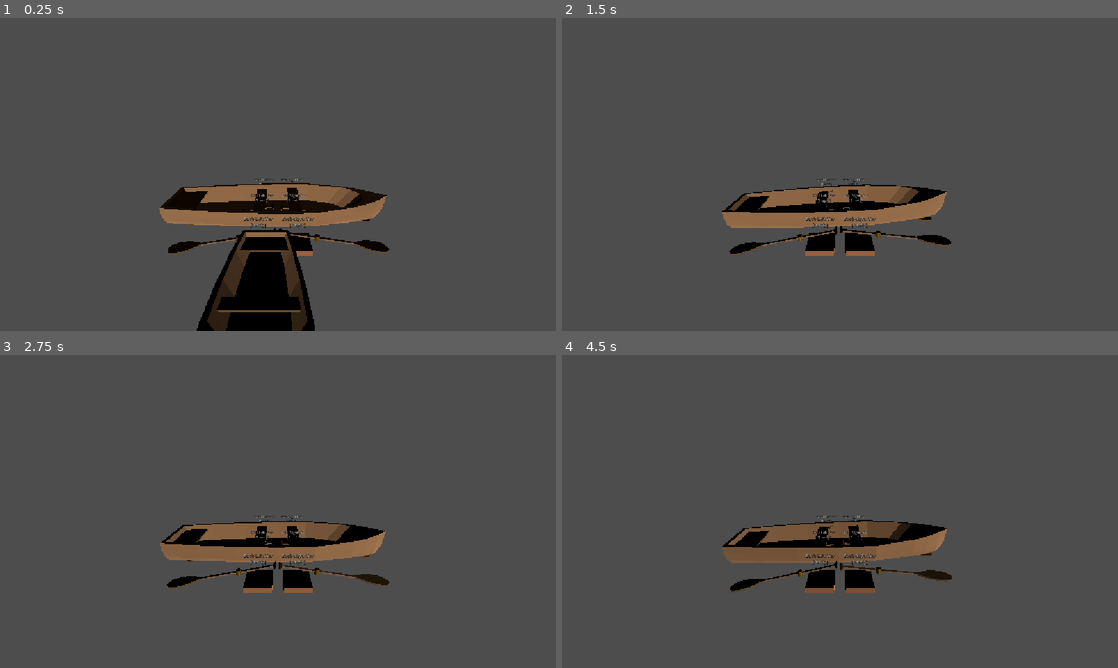
Above: before the commit, frames 1-4 (two rows, left to right).
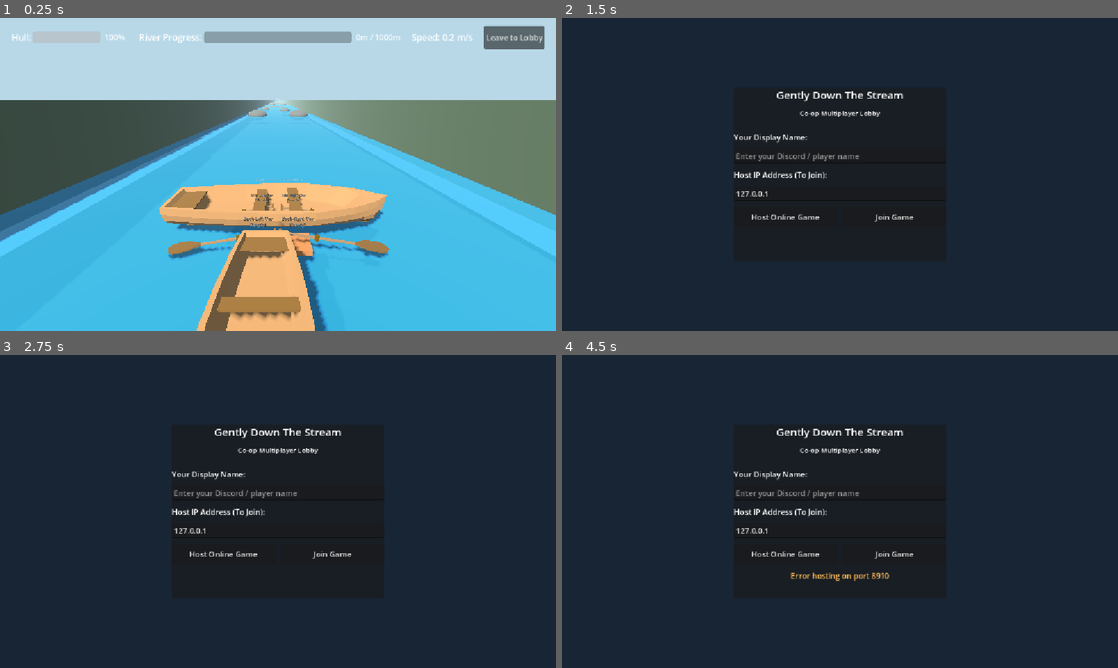
Above: after the commit, the same moments.

Repository: Calpringles/StrathPlay-StrathHack26-team-6
Game: Godot game, scene res://river.tscn
Two runs of this game, one before a commit and one after it. Both use one fixed random seed, a clock stepped at 60 frames per second and the inputs below. This scene is started directly instead of the project's main scene.
Inputs (mouse positions are in pixels of both pictures, inside the frame that each line leads up to):
- Up to frame 1 (0.25 s): no input
- Up to frame 2 (1.5 s): click (1073, 36) at 0.5 s, where only the run after the commit has a clickable "Leave to Lobby"; move the mouse to (962, 158) at 1.27 s; click (962, 158) at 1.35 s
- Up to frame 3 (2.75 s): drag from (166, 527) to (250, 574) at 2.02 s
- Up to frame 4 (4.5 s): move the mouse to (895, 442) at 2.77 s; tap 1 at 2.85 s; click (895, 442) at 3.05 s; click (784, 555) at 3.5 s, where only the run after the commit has a clickable "Host Online Game"; drag from (812, 574) to (673, 464) at 4.27 s

The runs differ from the first frame. In frame 1, 91% of the frame differs, in the area x 0-100%, y 0-100%; in frame 2, 100%; in frame 3, 100%; in frame 4, 99%.

Commit message:
boat and oar physics
basic physics and correct sizing with 6 seats

Diff:
--- a/gently-down-the-stream/boat.gd
+++ b/gently-down-the-stream/boat.gd
@@ -1,5 +1,7 @@
 # res://boat.gd
 extends CharacterBody3D
+
+signal sync_row_achieved(seat_a: int, seat_b: int)
 
 # Which seat (0 to 5) this computer controls when not in networked session.
 # Seat mapping:
@@ -407,6 +409,7 @@
 	var sync_multiplier: float = 1.0
 	if absf(current_time - last_stroke_times[opposite_idx]) <= sync_window:
 		sync_multiplier += sync_boost # Synchronized pair surge!
+		sync_row_achieved.emit(index, opposite_idx)
 
 	var thrust_dir = -1.0 if is_reverse else 1.0
 	var impulse = forward * (stroke_power * cfg.thrust_factor * sync_multiplier * thrust_dir)
--- /dev/null
+++ b/gently-down-the-stream/river.gd
@@ -0,0 +1,614 @@
+# res://river.gd
+extends Node3D
+
+# --- River Course Settings ---
+const RIVER_WIDTH: float = 18.0 # From X = -9.0 to +9.0
+const RIVER_LENGTH: float = 1000.0 # 1000 meters to finish line
+const OBSTACLE_SEED: int = 42819
+
+enum GameState { PLAYING, WON, SUNK }
+var game_state: GameState = GameState.PLAYING
+
+# --- Gameplay Stats ---
+var boat_health: float = 100.0
+var max_health: float = 100.0
+var distance_traveled: float = 0.0
+var sync_combos: int = 0
+var elapsed_time: float = 0.0
+
+# --- References ---
+@onready var boat: CharacterBody3D = $Boat
+@onready var camera: Camera3D = $Boat/Camera3D
+@onready var directional_light: DirectionalLight3D = $DirectionalLight3D
+
+# Camera Shake
+var shake_intensity: float = 0.0
+var cam_base_pos: Vector3 = Vector3(0, 3.5, 5.2)
+
+# UI Elements (built dynamically in _create_hud)
+var hud_layer: CanvasLayer
+var health_bar: ProgressBar
+var health_label: Label
+var distance_bar: ProgressBar
+var distance_label: Label
+var speed_label: Label
+var notification_banner: PanelContainer
+var notification_label: Label
+var notif_timer: float = 0.0
+var seat_cards: Array[PanelContainer] = []
+var game_over_panel: PanelContainer
+var victory_panel: PanelContainer
+var damage_flash_rect: ColorRect
+
+# Damage cooldown
+var damage_cooldown: float = 0.0
+
+func _ready() -> void:
+	_create_environment()
+	_create_river_bed_and_water()
+	_create_river_banks()
+	_generate_obstacles()
+	_create_finish_line()
+	_create_hud()
+
+	# Connect boat sync and damage events
+	if boat.has_signal("sync_row_achieved"):
+		boat.sync_row_achieved.connect(_on_boat_sync_row)
+
+	# Camera initial setup
+	if camera != null:
+		cam_base_pos = camera.position
+
+func _create_environment() -> void:
+	# Add WorldEnvironment with river sky/fog if not already present
+	var env_node: WorldEnvironment = get_node_or_null("WorldEnvironment")
+	if env_node == null:
+		env_node = WorldEnvironment.new()
+		env_node.name = "WorldEnvironment"
+		var env: Environment = Environment.new()
+		env.background_mode = Environment.BG_COLOR
+		env.background_color = Color("#87ceeb") # Sky blue
+		env.ambient_light_source = Environment.AMBIENT_SOURCE_COLOR
+		env.ambient_light_color = Color("#d0e8f2")
+		env.ambient_light_energy = 0.8
+		env.fog_enabled = true
+		env.fog_light_color = Color("#b8d8e8")
+		env.fog_density = 0.003
+		env_node.environment = env
+		add_child(env_node)
+
+	if directional_light != null:
+		directional_light.light_color = Color("#fff8e7")
+		directional_light.light_energy = 1.2
+		directional_light.shadow_enabled = true
+		directional_light.rotation_degrees = Vector3(-45, -30, 0)
+
+func _create_river_bed_and_water() -> void:
+	# 1. Flowing River Water Surface
+	var water_mesh_inst: MeshInstance3D = MeshInstance3D.new()
+	water_mesh_inst.name = "RiverWater"
+	var water_plane: PlaneMesh = PlaneMesh.new()
+	water_plane.size = Vector2(RIVER_WIDTH, RIVER_LENGTH + 200.0)
+	water_mesh_inst.mesh = water_plane
+
+	var water_mat: StandardMaterial3D = StandardMaterial3D.new()
+	water_mat.albedo_color = Color(0.14, 0.48, 0.68, 0.85)
+	water_mat.transparency = BaseMaterial3D.TRANSPARENCY_ALPHA
+	water_mat.roughness = 0.12
+	water_mat.metallic = 0.1
+	water_mat.metallic_specular = 0.8
+	water_mesh_inst.material_override = water_mat
+	water_mesh_inst.position = Vector3(0.0, 0.0, -(RIVER_LENGTH / 2.0))
+	add_child(water_mesh_inst)
+
+	# 2. River Bed (bottom under water)
+	var bed_mesh_inst: MeshInstance3D = MeshInstance3D.new()
+	bed_mesh_inst.name = "RiverBed"
+	var bed_plane: PlaneMesh = PlaneMesh.new()
+	bed_plane.size = Vector2(RIVER_WIDTH + 2.0, RIVER_LENGTH + 200.0)
+	bed_mesh_inst.mesh = bed_plane
+
+	var bed_mat: StandardMaterial3D = StandardMaterial3D.new()
+	bed_mat.albedo_color = Color("#2a3b2c") # Dark mossy river bottom
+	bed_mat.roughness = 0.95
+	bed_mesh_inst.material_override = bed_mat
+	bed_mesh_inst.position = Vector3(0.0, -1.8, -(RIVER_LENGTH / 2.0))
+	add_child(bed_mesh_inst)
+
+func _create_river_banks() -> void:
+	# Left and Right canyon banks with colliders
+	var bank_mat: StandardMaterial3D = StandardMaterial3D.new()
+	bank_mat.albedo_color = Color("#3e4a36") # Rocky mossy cliffs
+	bank_mat.roughness = 0.9
+
+	var bank_half_x: float = RIVER_WIDTH / 2.0 # 9.0
+	var bank_thickness: float = 6.0
+	var bank_height: float = 4.0
+
+	for side in [-1.0, 1.0]:
+		var bank_body: StaticBody3D = StaticBody3D.new()
+		bank_body.name = "Bank_Left" if side < 0 else "Bank_Right"
+		bank_body.position = Vector3(side * (bank_half_x + bank_thickness / 2.0), bank_height / 2.0 - 0.5, -(RIVER_LENGTH / 2.0))
+		add_child(bank_body)
+
+		var col: CollisionShape3D = CollisionShape3D.new()
+		var col_box: BoxShape3D = BoxShape3D.new()
+		col_box.size = Vector3(bank_thickness, bank_height, RIVER_LENGTH + 200.0)
+		col.shape = col_box
+		bank_body.add_child(col)
+
+		var mesh_inst: MeshInstance3D = MeshInstance3D.new()
+		var box_mesh: BoxMesh = BoxMesh.new()
+		box_mesh.size = Vector3(bank_thickness, bank_height, RIVER_LENGTH + 200.0)
+		mesh_inst.mesh = box_mesh
+		mesh_inst.material_override = bank_mat
+		bank_body.add_child(mesh_inst)
+
+func _generate_obstacles() -> void:
+	var rng: RandomNumberGenerator = RandomNumberGenerator.new()
+	rng.seed = OBSTACLE_SEED
+
+	var rock_mat: StandardMaterial3D = StandardMaterial3D.new()
+	rock_mat.albedo_color = Color("#4a4742") # Grey river stone
+	rock_mat.roughness = 0.85
+
+	var log_mat: StandardMaterial3D = StandardMaterial3D.new()
+	log_mat.albedo_color = Color("#543821") # Dark wet log
+	log_mat.roughness = 0.8
+
+	var obstacles_container: Node3D = Node3D.new()
+	obstacles_container.name = "Obstacles"
+	add_child(obstacles_container)
+
+	# Generate obstacle rows every 28 to 35 meters along the river
+	var current_z: float = -45.0
+	while current_z > -(RIVER_LENGTH - 60.0):
+		var pattern = rng.randi_range(0, 3)
+
+		if pattern == 0:
+			# Single big boulder in mid-left or mid-right
+			var pos_x = rng.randf_range(-5.5, 5.5)
+			_spawn_rock(obstacles_container, Vector3(pos_x, 0.2, current_z), rng.randf_range(1.6, 2.4), rock_mat)
+
+		elif pattern == 1:
+			# Split boulders: forces players to steer through center or sides
+			_spawn_rock(obstacles_container, Vector3(-4.8, 0.2, current_z), 2.0, rock_mat)
+			_spawn_rock(obstacles_container, Vector3(4.8, 0.2, current_z), 2.0, rock_mat)
+
+		elif pattern == 2:
+			# Driftwood log blocking partial river lane
+			var log_x = rng.randf_range(-3.5, 3.5)
+			var log_len = rng.randf_range(5.0, 7.5)
+			_spawn_log(obstacles_container, Vector3(log_x, 0.05, current_z), log_len, log_mat)
+
+		elif pattern == 3:
+			# Rapids / Fast water stretch: 3 scattered small rocks
+			var x1 = rng.randf_range(-6.0, -1.5)
+			var x2 = rng.randf_range(1.5, 6.0)
+			_spawn_rock(obstacles_container, Vector3(x1, 0.1, current_z), 1.5, rock_mat)
+			_spawn_rock(obstacles_container, Vector3(x2, 0.1, current_z + 8.0), 1.5, rock_mat)
+
+		current_z -= rng.randf_range(30.0, 42.0)
+
+func _spawn_rock(parent: Node3D, pos: Vector3, radius: float, mat: Material) -> void:
+	var rock: StaticBody3D = StaticBody3D.new()
+	rock.name = "Rock"
+	rock.position = pos
+	parent.add_child(rock)
+
+	var col: CollisionShape3D = CollisionShape3D.new()
+	var sphere: SphereShape3D = SphereShape3D.new()
+	sphere.radius = radius * 0.95
+	col.shape = sphere
+	rock.add_child(col)
+
+	var mesh_inst: MeshInstance3D = MeshInstance3D.new()
+	var mesh: SphereMesh = SphereMesh.new()
+	mesh.radius = radius
+	mesh.height = radius * 1.6
+	mesh_inst.mesh = mesh
+	mesh_inst.material_override = mat
+	mesh_inst.scale = Vector3(1.1, 0.75, 1.2)
+	rock.add_child(mesh_inst)
+
+func _spawn_log(parent: Node3D, pos: Vector3, length: float, mat: Material) -> void:
+	var log_body: StaticBody3D = StaticBody3D.new()
+	log_body.name = "Log"
+	log_body.position = pos
+	parent.add_child(log_body)
+
+	var col: CollisionShape3D = CollisionShape3D.new()
+	var box: BoxShape3D = BoxShape3D.new()
+	box.size = Vector3(length, 0.6, 0.8)
+	col.shape = box
+	log_body.add_child(col)
+
+	var mesh_inst: MeshInstance3D = MeshInstance3D.new()
+	var cyl: CylinderMesh = CylinderMesh.new()
+	cyl.top_radius = 0.35
+	cyl.bottom_radius = 0.35
+	cyl.height = length
+	mesh_inst.mesh = cyl
+	mesh_inst.material_override = mat
+	mesh_inst.rotation_degrees.z = 90.0 # Lay horizontal across river
+	log_body.add_child(mesh_inst)
+
+func _create_finish_line() -> void:
+	var finish_z: float = -RIVER_LENGTH
+	var finish_node: Node3D = Node3D.new()
+	finish_node.name = "FinishLine"
+	finish_node.position = Vector3(0.0, 0.0, finish_z)
+	add_child(finish_node)
+
+	var wood_mat: StandardMaterial3D = StandardMaterial3D.new()
+	wood_mat.albedo_color = Color("#8b5a2b")
+
+	var banner_mat: StandardMaterial3D = StandardMaterial3D.new()
+	banner_mat.albedo_color = Color("#ffd700") # Gold celebratory banner
+
+	# Archway Pillars
+	for side in [-1.0, 1.0]:
+		var pillar: MeshInstance3D = MeshInstance3D.new()
+		var p_mesh: CylinderMesh = CylinderMesh.new()
+		p_mesh.top_radius = 0.35
+		p_mesh.bottom_radius = 0.4
+		p_mesh.height = 7.0
+		pillar.mesh = p_mesh
+		pillar.material_override = wood_mat
+		pillar.position = Vector3(side * 8.2, 3.5, 0.0)
+		finish_node.add_child(pillar)
+
+	# Crossbeam
+	var beam: MeshInstance3D = MeshInstance3D.new()
+	var b_mesh: BoxMesh = BoxMesh.new()
+	b_mesh.size = Vector3(17.0, 0.5, 0.5)
+	beam.mesh = b_mesh
+	beam.material_override = wood_mat
+	beam.position = Vector3(0.0, 6.8, 0.0)
+	finish_node.add_child(beam)
+
+	# Banner
+	var banner: MeshInstance3D = MeshInstance3D.new()
+	var ban_mesh: BoxMesh = BoxMesh.new()
+	ban_mesh.size = Vector3(12.0, 1.4, 0.1)
+	banner.mesh = ban_mesh
+	banner.material_override = banner_mat
+	banner.position = Vector3(0.0, 5.8, 0.0)
+	finish_node.add_child(banner)
+
+	# 3D Label
+	var finish_lbl: Label3D = Label3D.new()
+	finish_lbl.text = "★ CALM WATERS - SAFE HARBOR ★\nFINISH LINE"
+	finish_lbl.font_size = 36
+	finish_lbl.modulate = Color(0.1, 0.1, 0.1)
+	finish_lbl.position = Vector3(0.0, 5.8, 0.08)
+	finish_node.add_child(finish_lbl)
+
+func _create_hud() -> void:
+	hud_layer = CanvasLayer.new()
+	hud_layer.name = "HUD"
+	add_child(hud_layer)
+
+	var root_control: Control = Control.new()
+	root_control.name = "RootUI"
+	root_control.set_anchors_preset(Control.PRESET_FULL_RECT)
+	hud_layer.add_child(root_control)
+
+	# 1. Damage Flash Overlay
+	damage_flash_rect = ColorRect.new()
+	damage_flash_rect.set_anchors_preset(Control.PRESET_FULL_RECT)
+	damage_flash_rect.color = Color(1.0, 0.0, 0.0, 0.0)
+	damage_flash_rect.mouse_filter = Control.MOUSE_FILTER_IGNORE
+	root_control.add_child(damage_flash_rect)
+
+	# 2. Top Status Bar Container
+	var top_bar: HBoxContainer = HBoxContainer.new()
+	top_bar.set_anchors_preset(Control.PRESET_TOP_WIDE)
+	top_bar.offset_left = 24
+	top_bar.offset_top = 16
+	top_bar.offset_right = -24
+	top_bar.offset_bottom = 64
+	top_bar.add_theme_constant_override("separation", 24)
+	root_control.add_child(top_bar)
+
+	# Health Container
+	var health_box: HBoxContainer = HBoxContainer.new()
+	health_box.custom_minimum_size = Vector2(240, 40)
+	var h_title = Label.new()
+	h_title.text = "Hull:"
+	h_title.add_theme_font_size_override("font_size", 18)
+	health_box.add_child(h_title)
+
+	health_bar = ProgressBar.new()
+	health_bar.custom_minimum_size = Vector2(140, 24)
+	health_bar.min_value = 0.0
+	health_bar.max_value = 100.0
+	health_bar.value = 100.0
+	health_bar.show_percentage = false
+	health_bar.size_flags_vertical = Control.SIZE_SHRINK_CENTER
+	health_box.add_child(health_bar)
+
+	health_label = Label.new()
+	health_label.text = " 100%"
+	health_label.add_theme_font_size_override("font_size", 16)
+	health_box.add_child(health_label)
+	top_bar.add_child(health_box)
+
+	# Distance Container
+	var dist_box: HBoxContainer = HBoxContainer.new()
+	dist_box.size_flags_horizontal = Control.SIZE_EXPAND_FILL
+	var d_title = Label.new()
+	d_title.text = "River Progress:"
+	d_title.add_theme_font_size_override("font_size", 18)
+	dist_box.add_child(d_title)
+
+	distance_bar = ProgressBar.new()
+	distance_bar.size_flags_horizontal = Control.SIZE_EXPAND_FILL
+	distance_bar.size_flags_vertical = Control.SIZE_SHRINK_CENTER
+	distance_bar.custom_minimum_size = Vector2(180, 24)
+	distance_bar.min_value = 0.0
+	distance_bar.max_value = RIVER_LENGTH
+	distance_bar.value = 0.0
+	distance_bar.show_percentage = false
+	dist_box.add_child(distance_bar)
+
+	distance_label = Label.new()
+	distance_label.text = " 0m / 1000m"
+	distance_label.add_theme_font_size_override("font_size", 16)
+	dist_box.add_child(distance_label)
+	top_bar.add_child(dist_box)
+
+	# Speed Container
+	speed_label = Label.new()
+	speed_label.text = "Speed: 1.6 m/s"
+	speed_label.add_theme_font_size_override("font_size", 18)
+	top_bar.add_child(speed_label)
+
+	# Leave Button
+	var leave_btn = Button.new()
+	leave_btn.text = "Leave to Lobby"
+	leave_btn.pressed.connect(_on_return_to_lobby_pressed)
+	top_bar.add_child(leave_btn)
+
+	# 3. Notification Banner (Center Screen)
+	notification_banner = PanelContainer.new()
+	notification_banner.set_anchors_preset(Control.PRESET_CENTER_TOP)
+	notification_banner.offset_top = 85.0
+	notification_banner.visible = false
+	notification_label = Label.new()
+	notification_label.text = "PERFECT SYNC! +25% SPEED"
+	notification_label.add_theme_font_size_override("font_size", 22)
+	notification_label.horizontal_alignment = HORIZONTAL_ALIGNMENT_CENTER
+	notification_banner.add_child(notification_label)
+	root_control.add_child(notification_banner)
+
+	# 4. Bottom Roster & Controls Panel
+	var bottom_panel: PanelContainer = PanelContainer.new()
+	bottom_panel.set_anchors_preset(Control.PRESET_BOTTOM_WIDE)
+	bottom_panel.offset_left = 30
+	bottom_panel.offset_right = -30
+	bottom_panel.offset_bottom = -16
+	root_control.add_child(bottom_panel)
+
+	var bottom_vbox = VBoxContainer.new()
+	bottom_panel.add_child(bottom_vbox)
+
+	var hint_lbl = Label.new()
+	hint_lbl.text = "• Left Click: Row Forward | Right Click: Backwater/Turn | Keys 1-6: Row Any Seat (Offline) | Call timing in Discord for Sync Surge!"
+	hint_lbl.horizontal_alignment = HORIZONTAL_ALIGNMENT_CENTER
+	hint_lbl.add_theme_font_size_override("font_size", 14)
+	hint_lbl.modulate = Color(0.9, 0.9, 0.9, 0.8)
+	bottom_vbox.add_child(hint_lbl)
+
+	# 5. Game Over Panel (Modal)
+	game_over_panel = PanelContainer.new()
+	game_over_panel.set_anchors_preset(Control.PRESET_CENTER)
+	game_over_panel.custom_minimum_size = Vector2(400, 240)
+	game_over_panel.visible = false
+	root_control.add_child(game_over_panel)
+
+	var go_vbox = VBoxContainer.new()
+	go_vbox.add_theme_constant_override("separation", 16)
+	game_over_panel.add_child(go_vbox)
+
+	var go_title = Label.new()
+	go_title.text = "BOAT SUNK!"
+	go_title.horizontal_alignment = HORIZONTAL_ALIGNMENT_CENTER
+	go_title.add_theme_font_size_override("font_size", 32)
+	go_title.modulate = Color(1.0, 0.3, 0.3)
+	go_vbox.add_child(go_title)
+
+	var go_desc = Label.new()
+	go_desc.text = "The boat took too much hull damage in the river.\nCoordinate your rowing calls to steer around obstacles!"
+	go_desc.horizontal_alignment = HORIZONTAL_ALIGNMENT_CENTER
+	go_desc.autowrap_mode = TextServer.AUTOWRAP_WORD_SMART
+	go_vbox.add_child(go_desc)
+
+	var go_btn_row = HBoxContainer.new()
+	go_btn_row.alignment = BoxContainer.ALIGNMENT_CENTER
+	go_btn_row.add_theme_constant_override("separation", 20)
+	go_vbox.add_child(go_btn_row)
+
+	var retry_btn = Button.new()
+	retry_btn.text = "Retry River"
+	retry_btn.pressed.connect(_on_retry_pressed)
+	go_btn_row.add_child(retry_btn)
+
+	var go_lobby_btn = Button.new()
+	go_lobby_btn.text = "Return to Lobby"
+	go_lobby_btn.pressed.connect(_on_return_to_lobby_pressed)
+	go_btn_row.add_child(go_lobby_btn)
+
+	# 6. Victory Panel (Modal)
+	victory_panel = PanelContainer.new()
+	victory_panel.set_anchors_preset(Control.PRESET_CENTER)
+	victory_panel.custom_minimum_size = Vector2(420, 260)
+	victory_panel.visible = false
+	root_control.add_child(victory_panel)
+
+	var vic_vbox = VBoxContainer.new()
+	vic_vbox.add_theme_constant_override("separation", 16)
+	victory_panel.add_child(vic_vbox)
+
+	var vic_title = Label.new()
+	vic_title.text = "RIVER CONQUERED!"
+	vic_title.horizontal_alignment = HORIZONTAL_ALIGNMENT_CENTER
+	vic_title.add_theme_font_size_override("font_size", 34)
+	vic_title.modulate = Color(1.0, 0.85, 0.2)
+	vic_vbox.add_child(vic_title)
+
+	var vic_desc = Label.new()
+	vic_desc.text = "You reached the safe harbor!\nGreat communication and teamwork on the oars."
+	vic_desc.horizontal_alignment = HORIZONTAL_ALIGNMENT_CENTER
+	vic_vbox.add_child(vic_desc)
+
+	var vic_btn_row = HBoxContainer.new()
+	vic_btn_row.alignment = BoxContainer.ALIGNMENT_CENTER
+	vic_btn_row.add_theme_constant_override("separation", 20)
+	vic_vbox.add_child(vic_btn_row)
+
+	var play_again_btn = Button.new()
+	play_again_btn.text = "Play Again"
+	play_again_btn.pressed.connect(_on_retry_pressed)
+	vic_btn_row.add_child(play_again_btn)
+
+	var vic_lobby_btn = Button.new()
+	vic_lobby_btn.text = "Return to Lobby"
+	vic_lobby_btn.pressed.connect(_on_return_to_lobby_pressed)
+	vic_btn_row.add_child(vic_lobby_btn)
+
+func _process(delta: float) -> void:
+	if game_state == GameState.PLAYING:
+		elapsed_time += delta
+		damage_cooldown = maxf(0.0, damage_cooldown - delta)
+
+		# Track distance
+		if boat != null:
+			distance_traveled = clampf(-boat.global_position.z, 0.0, RIVER_LENGTH)
+
+			# Check Win Condition
+			if -boat.global_position.z >= RIVER_LENGTH:
+				_trigger_victory()
+
+		# Update UI
+		_update_hud(delta)
+
+	# Screen Shake Decay
+	if shake_intensity > 0.0:
+		shake_intensity = maxf(0.0, shake_intensity - delta * 4.0)
+		if camera != null:
+			var offset = Vector3(
+				randf_range(-shake_intensity, shake_intensity),
+				randf_range(-shake_intensity, shake_intensity) * 0.5,
+				randf_range(-shake_intensity, shake_intensity) * 0.5
+			)
+			camera.position = cam_base_pos + offset
+	elif camera != null:
+		camera.position = cam_base_pos
+
+	# Damage flash decay
+	if damage_flash_rect != null and damage_flash_rect.color.a > 0.0:
+		damage_flash_rect.color.a = maxf(0.0, damage_flash_rect.color.a - delta * 3.0)
+
+	# Notification banner timeout
+	if notif_timer > 0.0:
+		notif_timer -= delta
+		if notif_timer <= 0.0 and notification_banner != null:
+			notification_banner.visible = false
+
+func _physics_process(_delta: float) -> void:
+	if game_state != GameState.PLAYING or boat == null:
+		return
+
+	# Check boat collisions for damage
+	if damage_cooldown <= 0.0 and boat.get_slide_collision_count() > 0:
+		var collided_obstacle = false
+		for i in range(boat.get_slide_collision_count()):
+			var col = boat.get_slide_collision(i)
+			var collider = col.get_collider()
+			if collider != null:
+				var col_name = collider.name
+				var dmg = 0.0
+				if col_name.begins_with("Rock"):
+					dmg = 15.0
+				elif col_name.begins_with("Log"):
+					dmg = 10.0
+				elif col_name.begins_with("Bank"):
+					dmg = 6.0
+
+				if dmg > 0.0:
+					_apply_damage(dmg, "Collided with %s!" % col_name)
+					collided_obstacle = true
+					break
+
+		if collided_obstacle:
+			damage_cooldown = 0.6 # Damage immunity window
+
+func _apply_damage(amount: float, reason: String) -> void:
+	boat_health = maxf(0.0, boat_health - amount)
+	shake_intensity = 0.45
+	if damage_flash_rect != null:
+		damage_flash_rect.color.a = 0.45
+
+	_show_notification("⚠️ -%d HP: %s" % [int(amount), reason], Color(1.0, 0.4, 0.4), 1.2)
+
+	# Health threshold colors
+	if health_label != null:
+		health_label.text = " %d%%" % int(boat_health)
+	if health_bar != null:
+		health_bar.value = boat_health
+
+	if boat_health <= 0.0:
+		_trigger_game_over()
+
+func _on_boat_sync_row(_seat_a: int, _seat_b: int) -> void:
+	sync_combos += 1
+	_show_notification("⚡ PERFECT SYNC! +25% SPEED SURGE!", Color(0.4, 1.0, 0.5), 1.5)
+
+func _show_notification(text: String, col: Color, duration: float) -> void:
+	if notification_banner != null and notification_label != null:
+		notification_label.text = text
+		notification_label.modulate = col
+		notification_banner.visible = true
+		notif_timer = duration
+
+func _update_hud(_delta: float) -> void:
+	if distance_bar != null:
+		distance_bar.value = distance_traveled
+	if distance_label != null:
+		distance_label.text = " %dm / %dm" % [int(distance_traveled), int(RIVER_LENGTH)]
+
+	if speed_label != null and boat != null:
+		var spd = boat.velocity.length()
+		speed_label.text = "Speed: %.1f m/s" % spd
+
+	if health_bar != null:
+		health_bar.value = boat_health
+	if health_label != null:
+		health_label.text = " %d%%" % int(boat_health)
+
+func _trigger_game_over() -> void:
+	game_state = GameState.SUNK
+	shake_intensity = 0.8
+	if game_over_panel != null:
+		game_over_panel.visible = true
+	# Slow boat to stop
+	if boat != null:
+		boat.velocity = Vector3.ZERO
+		boat.current_speed = 0.0
+
+func _trigger_victory() -> void:
+	game_state = GameState.WON
+	if victory_panel != null:
+		victory_panel.visible = true
+	if boat != null:
+		boat.current_speed = 0.5
+
+func _on_retry_pressed() -> void:
+	get_tree().reload_current_scene()
+
+func _on_return_to_lobby_pressed() -> void:
+	var nm = get_node_or_null("/root/NetworkManager")
+	if nm != null and nm.has_method("disconnect_game"):
+		nm.disconnect_game()
+	get_tree().change_scene_to_file("res://networking/Lobby.tscn")
--- a/gently-down-the-stream/river.tscn
+++ b/gently-down-the-stream/river.tscn
@@ -3,8 +3,10 @@
 [ext_resource type="Script" uid="uid://c6fmclc4hac0c" path="res://boat.gd" id="1_gqjxk"]
 [ext_resource type="Script" uid="uid://bc6c3ucrw1mef" path="res://seats.gd" id="2_iiml5"]
 [ext_resource type="PackedScene" uid="uid://un4p8wna6dt6" path="res://boatassets/Wood_BoatV1.fbx" id="3_5iwgs"]
+[ext_resource type="Script" path="res://river.gd" id="4_river"]
 
 [node name="River" type="Node3D" unique_id=403142012]
+script = ExtResource("4_river")
 
 [node name="Boat" type="CharacterBody3D" parent="." unique_id=1578196858]
 script = ExtResource("1_gqjxk")
